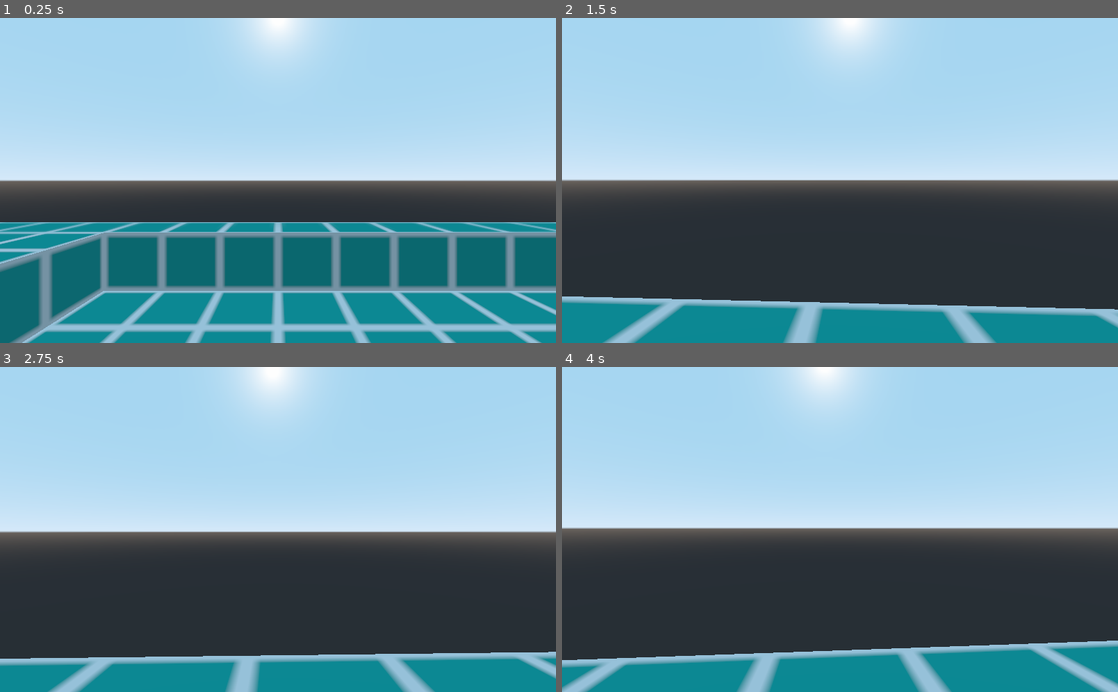
Above: before the commit, frames 1-4 (two rows, left to right).
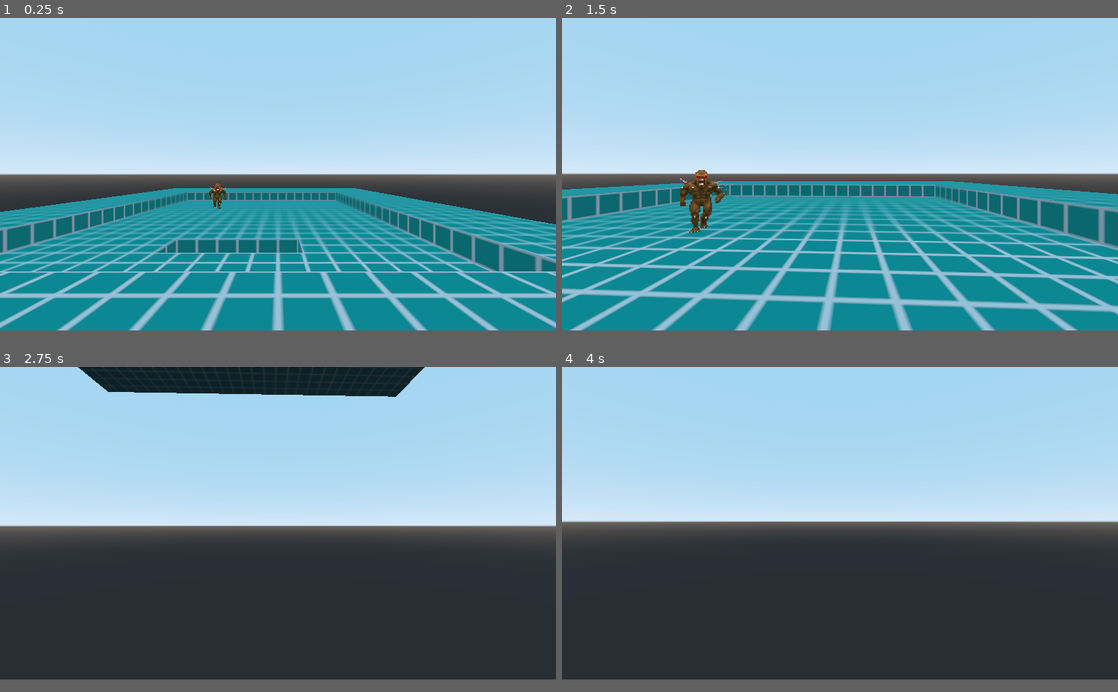
Above: after the commit, the same moments.

Repository: sundowns/fools-gold
Game: Godot game, scene res://Game.tscn
Same seed, same stepped clock (60 frames per second), same inputs: the game is played once before the commit and once after it.
Inputs (mouse positions are in pixels of both pictures, inside the frame that each line leads up to):
- Up to frame 1 (0.25 s): no input
- Up to frame 2 (1.5 s): move the mouse to (867, 180) at 0.52 s; hold W (move_forward) from 0.53 s (still down); move the mouse to (812, 180) at 1.27 s
- Up to frame 3 (2.75 s): keep holding W (move_forward); move the mouse to (289, 523) at 2.02 s
- Up to frame 4 (4 s): keep holding W (move_forward); move the mouse to (834, 536) at 2.77 s; move the mouse to (878, 532) at 3.52 s
In our replay, the window is 800x468 before the commit and 800x450 after it. These sizes can differ from the game's own. Grey fills any space a smaller window leaves; there, only what the larger window draws over its background counts as a difference.

The runs differ from the first frame. In frame 1, 38% of the frame differs, in the area x 0-100%, y 0-100%; in frame 2, 45%; in frame 3, 16%; in frame 4, 14%.

Commit message:
3d sprite enemy basics with doom imp art

Diff:
--- /dev/null
+++ b/entities/Enemy.gd
@@ -0,0 +1,16 @@
+extends Entity
+class_name Enemy
+
+var player_node: Player
+
+func _physics_process(delta):
+	apply_gravity(delta)
+	apply_movement()
+
+	if player_node:
+		look_at(player_node.global_transform.origin, Vector3.UP)
+
+func _process(delta):
+	# This is kinda trash but probably good enough...
+	if player_node == null:
+		player_node = get_tree().current_scene.find_node("Player", true, false)
--- a/entities/Enemy.tscn
+++ b/entities/Enemy.tscn
@@ -1,12 +1,48 @@
-[gd_scene load_steps=2 format=2]
+[gd_scene load_steps=9 format=2]
 
-[sub_resource type="CapsuleShape" id=1]
+[ext_resource path="res://textures/Doom Imp Spritesheet.png" type="Texture" id=1]
+[ext_resource path="res://entities/Enemy.gd" type="Script" id=2]
+
+[sub_resource type="AtlasTexture" id=7]
+flags = 16
+atlas = ExtResource( 1 )
+region = Rect2( 0, 0, 39, 60 )
+
+[sub_resource type="AtlasTexture" id=8]
+flags = 16
+atlas = ExtResource( 1 )
+region = Rect2( 39, 0, 39, 60 )
+
+[sub_resource type="AtlasTexture" id=9]
+flags = 16
+atlas = ExtResource( 1 )
+region = Rect2( 78, 0, 39, 60 )
+
+[sub_resource type="AtlasTexture" id=10]
+flags = 16
+atlas = ExtResource( 1 )
+region = Rect2( 117, 0, 39, 60 )
+
+[sub_resource type="SpriteFrames" id=5]
+animations = [ {
+"frames": [ SubResource( 7 ), SubResource( 8 ), SubResource( 9 ), SubResource( 10 ) ],
+"loop": true,
+"name": "default",
+"speed": 5.0
+} ]
+
+[sub_resource type="CapsuleShape" id=6]
 radius = 0.6
 
 [node name="Enemy" type="KinematicBody"]
+script = ExtResource( 2 )
 
-[node name="Sprite3D" type="Sprite3D" parent="."]
+[node name="AnimatedSprite3D" type="AnimatedSprite3D" parent="."]
+transform = Transform( 3, 0, 0, 0, 3, 0, 0, 0, 3, 0, 0, 0 )
+frames = SubResource( 5 )
+frame = 3
+playing = true
 
 [node name="CollisionShape" type="CollisionShape" parent="."]
 transform = Transform( 1, 0, 0, 0, -1.62921e-07, -1, 0, 1, -1.62921e-07, 0, 0, 0 )
-shape = SubResource( 1 )
+shape = SubResource( 6 )
--- a/entities/Entity.gd
+++ b/entities/Entity.gd
@@ -12,6 +12,23 @@
 var gravity_vector := Vector3.ZERO
 var velocity := Vector3.ZERO
 
-#func handle_ceiling_bonk():
-#	if is_on_ceiling() and gravity_vector.y > 0:
-#		gravity_vector.y = 0
+func apply_gravity(delta):
+	if not is_on_floor():
+		var gravity_force = Vector3.DOWN * gravity * delta
+		if gravity_vector.y < 0:
+			gravity_force *= falling_gravity_modifier
+		gravity_vector += gravity_force
+		gravity_vector.y = max(gravity_vector.y, terminal_fall_velocity)
+	# Just ignoring ground-based gravity vector if the entity has JUST been pushed (so it can leave the ground)
+	else:
+		if is_on_floor():
+			gravity_vector = -get_floor_normal() * gravity
+		else:
+			gravity_vector = -get_floor_normal()
+
+func apply_movement():
+	var movement = Vector3.ZERO
+	movement.z = velocity.z + gravity_vector.z
+	movement.x = velocity.x + gravity_vector.x
+	movement.y = gravity_vector.y
+	move_and_slide(movement, Vector3.UP)
--- a/entities/Player.gd
+++ b/entities/Player.gd
@@ -29,29 +29,10 @@
 	handle_viewport_lean(delta)
 
 func _physics_process(delta):
-	if not is_on_floor():
-		var gravity_force = Vector3.DOWN * gravity * delta
-		if gravity_vector.y < 0:
-			gravity_force *= falling_gravity_modifier
-		gravity_vector += gravity_force
-		gravity_vector.y = max(gravity_vector.y, terminal_fall_velocity)
-	# Just ignoring ground-based gravity vector if the entity has JUST been pushed (so it can leave the ground)
-	else:
-		if is_on_floor():
-			gravity_vector = -get_floor_normal() * gravity
-		else:
-			gravity_vector = -get_floor_normal()
-
 	if is_on_floor():
 		grounded_movement(delta)
+	apply_gravity(delta)
 	apply_movement()
-
-func apply_movement():
-	var movement = Vector3.ZERO
-	movement.z = velocity.z + gravity_vector.z
-	movement.x = velocity.x + gravity_vector.x
-	movement.y = gravity_vector.y
-	move_and_slide(movement, Vector3.UP)
 
 func grounded_movement(delta: float):
 	direction = Vector3.ZERO
--- a/project.godot
+++ b/project.godot
@@ -9,6 +9,11 @@
 config_version=4
 
 _global_script_classes=[ {
+"base": "Entity",
+"class": "Enemy",
+"language": "GDScript",
+"path": "res://entities/Enemy.gd"
+}, {
 "base": "KinematicBody",
 "class": "Entity",
 "language": "GDScript",
@@ -20,6 +25,7 @@
 "path": "res://entities/Player.gd"
 } ]
 _global_script_class_icons={
+"Enemy": "",
 "Entity": "",
 "Player": ""
 }
@@ -33,6 +39,12 @@
 [autoload]
 
 Global="*res://shared/global.gd"
+
+[display]
+
+window/size/width=1280
+window/size/height=720
+window/stretch/aspect="keep"
 
 [input]
 
--- a/world/levels/E1M1.tscn
+++ b/world/levels/E1M1.tscn
@@ -1,29 +1,33 @@
-[gd_scene load_steps=2 format=2]
+[gd_scene load_steps=3 format=2]
 
 [ext_resource path="res://world/BaseLevel.tscn" type="PackedScene" id=1]
+[ext_resource path="res://entities/Enemy.tscn" type="PackedScene" id=2]
 
 [node name="World" instance=ExtResource( 1 )]
 
 [node name="PlayerSpawnPoint" parent="." index="0"]
-transform = Transform( 1, 0, 0, 0, 1, 0, 0, 0, 1, -2, 0.807961, -4 )
+transform = Transform( -4.37114e-08, 0, 1, 0, 1, 0, -1, 0, -4.37114e-08, 15, 2.80796, -4 )
 
 [node name="CSGCombiner" parent="Statics" index="0"]
 use_collision = true
 
 [node name="CSGBox" parent="Statics/CSGCombiner" index="0"]
 transform = Transform( 1, 0, 0, 0, 1, 0, 0, 0, 1, 0, 0, -2 )
-width = 16.0
-depth = 14.0
+width = 40.0
+depth = 28.0
 
 [node name="CSGBox2" type="CSGBox" parent="Statics/CSGCombiner" index="1"]
-transform = Transform( 1, 0, 0, 0, 1, 0, 0, 0, 1, 0, 2, -2 )
+transform = Transform( 1, 0, 0, 0, 1, 0, 0, 0, 1, -1, 2, -2 )
 operation = 2
-width = 10.0
+width = 22.0
 height = 4.0
-depth = 12.0
+depth = 18.0
 
 [node name="CSGBox3" type="CSGBox" parent="Statics/CSGCombiner" index="2"]
 transform = Transform( -4.37114e-08, 0, 1, 0, 1, 0, -1, 0, -4.37114e-08, 5, 0, -2 )
 operation = 2
 width = 6.0
 height = 6.0
+
+[node name="Enemy" parent="Entities" index="0" instance=ExtResource( 2 )]
+transform = Transform( 1, 0, 0, 0, 1, 0, 0, 0, 1, 0, 2, 0 )
Binary file added: textures/Doom Imp Spritesheet.png
Not shown, added: textures/Doom Imp Spritesheet.png.import
Binary file added: textures/PC Computer - Doom Doom II - Imp.png
Not shown, added: textures/PC Computer - Doom Doom II - Imp.png.import
